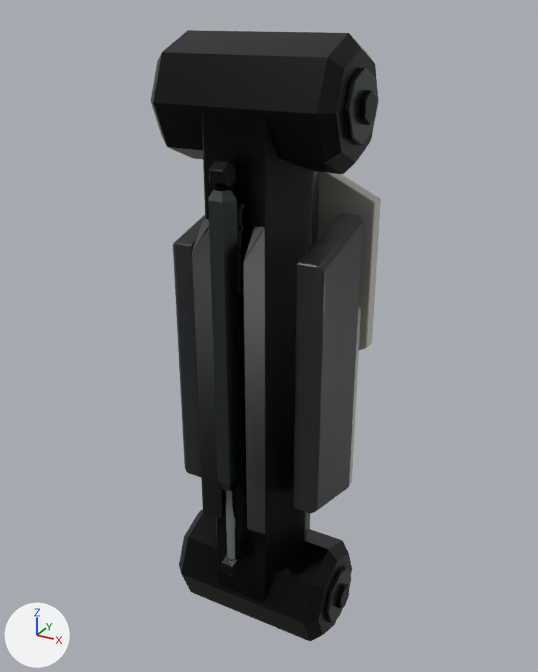
What one commit did to the glTF model assets/export/models/bastion.drop_front.glb.
Rendered twice from a camera (50 mm lens) standing at (1.83, -3.27, 1.82) and looking at (-0.05, 0.14, 0.11). The axes (+X, +Y, +Z) are drawn at lower left. The lights are the same throughout. The older version comes first. Vertices at exactly the same position are counted once.
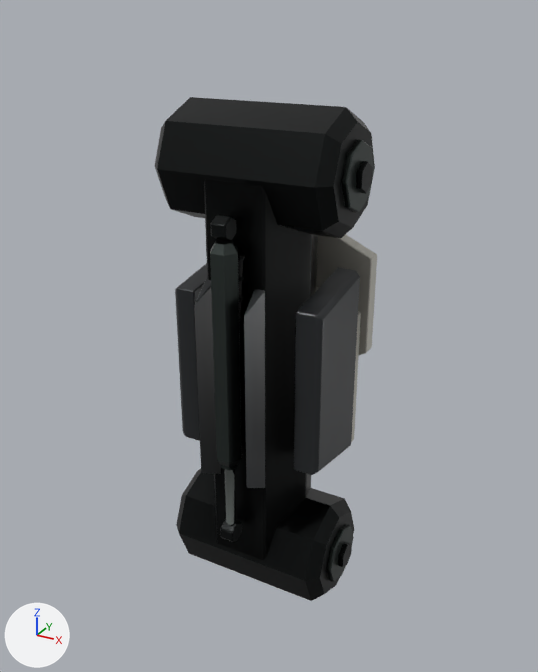
Changed parts and their boxes [x1, y1, x2, y2] in the pictures (538 x 672 px; the box of a moved part takes in the faces that stretch with it):
'Mesh_0', reshaped (17% shorter)
    before: [151, 30, 381, 641]
    after: [155, 97, 377, 601]
part 1 of me_mesh_0, added
    after: [224, 469, 236, 525]
part 2 of me_mesh_0, moved or reshaped
    before: [179, 509, 352, 641]
    after: [176, 469, 354, 601]
part 3 of me_mesh_0, moved or reshaped
    before: [336, 584, 350, 608]
    after: [338, 542, 352, 567]
part 4 of me_mesh_0, moved or reshaped
    before: [151, 30, 379, 174]
    after: [155, 97, 375, 238]
part 5 of me_mesh_0, moved or reshaped
    before: [359, 90, 377, 125]
    after: [356, 161, 373, 194]
part 6 of me_mesh_0, moved or reshaped
    before: [209, 161, 236, 188]
    after: [211, 215, 237, 242]
part 7 of me_mesh_0, moved or reshaped
    before: [222, 554, 243, 576]
    after: [220, 520, 242, 542]
part 8 of me_mesh_0, moved or reshaped
    before: [238, 225, 243, 231]
    after: [239, 275, 244, 281]
part 9 of me_mesh_0, moved or reshaped
    before: [325, 566, 351, 623]
    after: [326, 525, 354, 582]
part 10 of me_mesh_0, moved or reshaped
    before: [344, 68, 378, 145]
    after: [341, 140, 374, 212]
part 11 of me_mesh_0, moved or reshaped
    before: [222, 485, 238, 491]
    after: [221, 464, 238, 471]
part 12 of me_mesh_0, rebuilt
    before: [349, 306, 361, 485]
    after: [316, 287, 361, 442]
part 13 of me_mesh_0, rebuilt
    before: [318, 172, 381, 350]
    after: [316, 234, 377, 355]
part 14 of me_mesh_0, rebuilt
    before: [237, 208, 242, 283]
    after: [238, 260, 243, 327]
part 15 of me_mesh_0, deleted
    before: [225, 490, 237, 560]
part 16 of me_mesh_0, moved or reshaped
    before: [173, 111, 363, 603]
    after: [175, 179, 360, 560]

The change, as a list of edits to the scene's bpy script:
```text
Change me_mesh_0:
    used by ob_mesh_0; location = (0.0, 0.0, 0.0)
    remove me_mesh_0.from_pydata(...)  # 2049 vertices, 3982 faces; spans x -0.55..0.55, y -0.45..0.69, z -1.73..1.73
    add me_mesh_0.from_pydata(...)  # 1766 vertices, 3420 faces; spans x -0.55..0.55, y -0.45..0.69, z -1.41..1.41
    me_mesh_0 part 1: a new loose piece, a 12-sided cylinder along z spanning x -0.029..0.029, y -0.418..-0.361, z -0.802..-0.406, in mat_chrome
    me_mesh_0 part 2: the loose piece of 50 vertices spanning x -0.49..0.49, y -0.31..0.31, z -1.73..-1.11 is moved by (0.0, 0.0, 0.31)
    me_mesh_0 part 3: the loose piece of 36 vertices spanning x 0.52..0.55, y -0.07..0.07, z -1.49..-1.34 is moved by (0.0, 0.0, 0.31)
    me_mesh_0 part 4: the loose piece of 50 vertices spanning x -0.49..0.49, y -0.31..0.31, z 1.11..1.73 is moved by (0.0, 0.0, -0.31)
    me_mesh_0 part 5: the loose piece of 36 vertices spanning x 0.52..0.55, y -0.07..0.07, z 1.34..1.49 is moved by (0.0, 0.0, -0.31)
    me_mesh_0 part 6: the loose piece of 36 vertices spanning x -0.04..0.04, y -0.44..-0.34, z 1.07..1.19 is moved by (0.0, 0.0, -0.25)
    me_mesh_0 part 7: the loose piece of 36 vertices spanning x -0.04..0.04, y -0.44..-0.34, z -1.16..-1.05 is moved by (0.0, 0.0, 0.24)
    me_mesh_0 part 8: the loose piece of 48 vertices spanning x 0.01..0.06, y -0.34..-0.29, z 0.86..0.89 is moved by (0.0, 0.0, -0.25)
    me_mesh_0 part 9: the loose piece of 48 vertices spanning x 0.49..0.52, y -0.17..0.17, z -1.58..-1.25 is moved by (0.0, 0.0, 0.31)
    me_mesh_0 part 10: the loose piece of 48 vertices spanning x 0.49..0.52, y -0.17..0.17, z 1.25..1.58 is moved by (0.0, 0.0, -0.31)
    me_mesh_0 part 11: the loose piece of 24 vertices spanning x -0.05..0.05, y -0.44..-0.34, z -0.56..-0.54 is moved by (0.0, 0.0, 0.13)
    me_mesh_0 part 12: the loose piece of 164 vertices spanning x -0.4..0.4, y 0.31..0.45, z -1.09..0.44 is rebuilt with 94 vertices and now spans x -0.4..0.4, y 0.31..0.45, z -0.77..0.41
    me_mesh_0 part 13: the loose piece of 98 vertices spanning x -0.44..0.44, y 0.41..0.55, z -0.21..1.09 is rebuilt with 94 vertices and now spans x -0.44..0.44, y 0.41..0.55, z -0.24..0.77
    me_mesh_0 part 14: the loose piece of 32 vertices spanning x -0.02..0.06, y -0.34..-0.28, z 0.44..0.98 is rebuilt with 16 vertices and now spans x -0.02..0.06, y -0.34..-0.28, z 0.29..0.73
    me_mesh_0 part 15: the loose piece of 48 vertices spanning x -0.03..0.03, y -0.42..-0.36, z -1.05..-0.54 is deleted
    me_mesh_0 part 16: 1 vertex moved within x 0.04, y -0.33, z 0.77; 827 vertices removed from x -0.44..0.44, y -0.45..0.3, z -1.42..1.42; 665 vertices added at x -0.44..0.44, y -0.45..0.3, z -1.1..1.1
    other edits to the shape of me_mesh_0 do not show in these pictures
```
